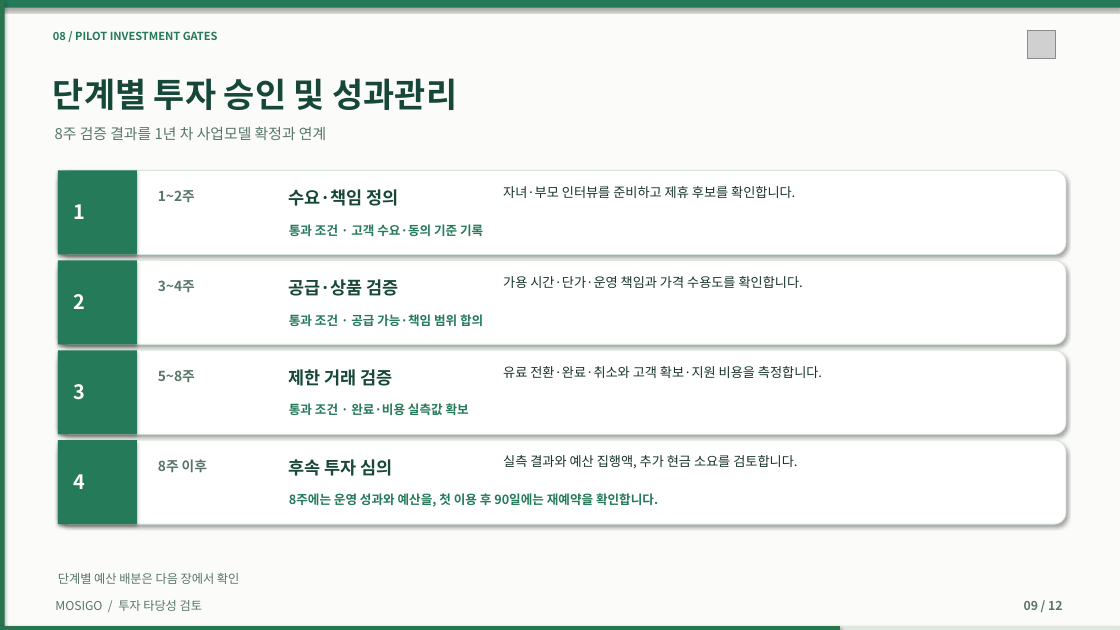
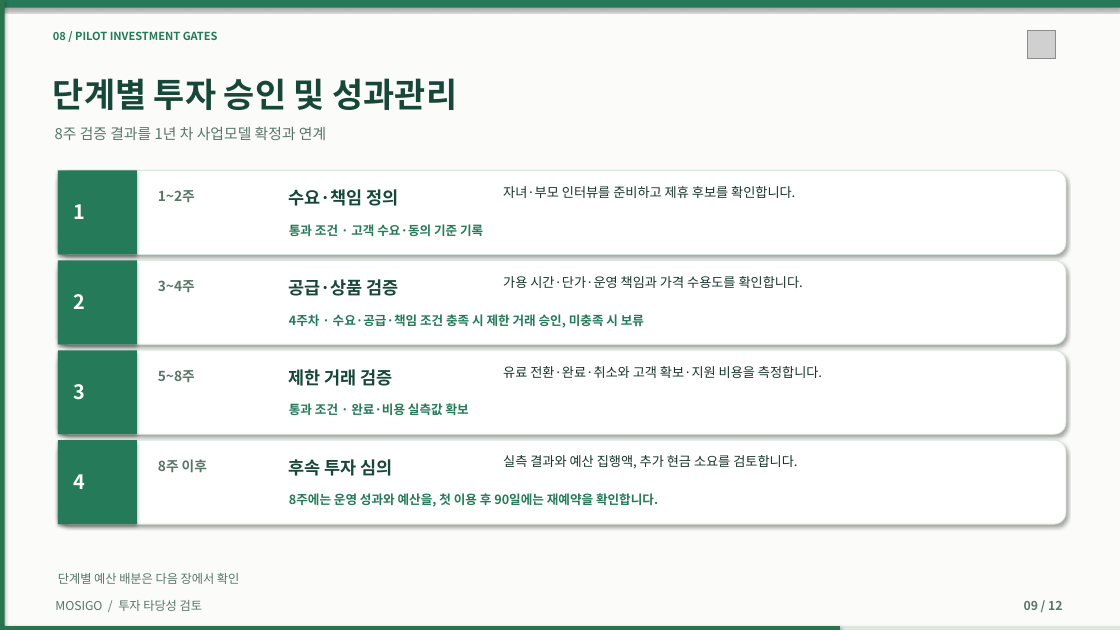
Before and after one commit to dohyunkimmm/mosigo-case-study, a slide deck: slide 9 of downloads/MOSIGO_IR_Investment_Review_12slides.pptx. Drawn at 1120x630 pixels with LibreOffice and Linux fonts; fonts in the diff are those of the drawing; grey boxes stand for pictures. Boxes give left, top, right and bottom in pixels: in the first picture for what was removed or moved away, otherwise in the second. Text is boxed around its words. In the diff, an @@ line names an element or a change of style, - is before the commit and + after.

```diff
--- a/downloads/MOSIGO_IR_Investment_Review_12slides.pptx
+++ b/downloads/MOSIGO_IR_Investment_Review_12slides.pptx
@@ text at box(289, 314, 644, 328): text changed @@
-통과 조건 · 공급 가능·책임 범위 합의
+4주차 · 수요·공급·책임 조건 충족 시 제한 거래 승인, 미충족 시 보류
```
Also in this commit, not shown: 2 other slides changed, 32 other files.
